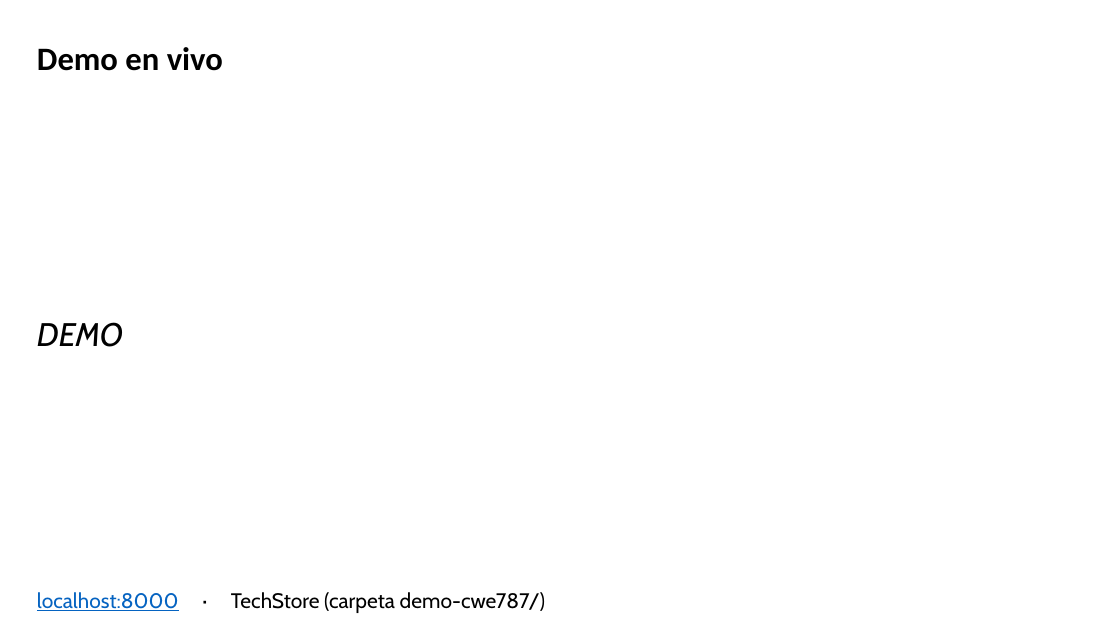
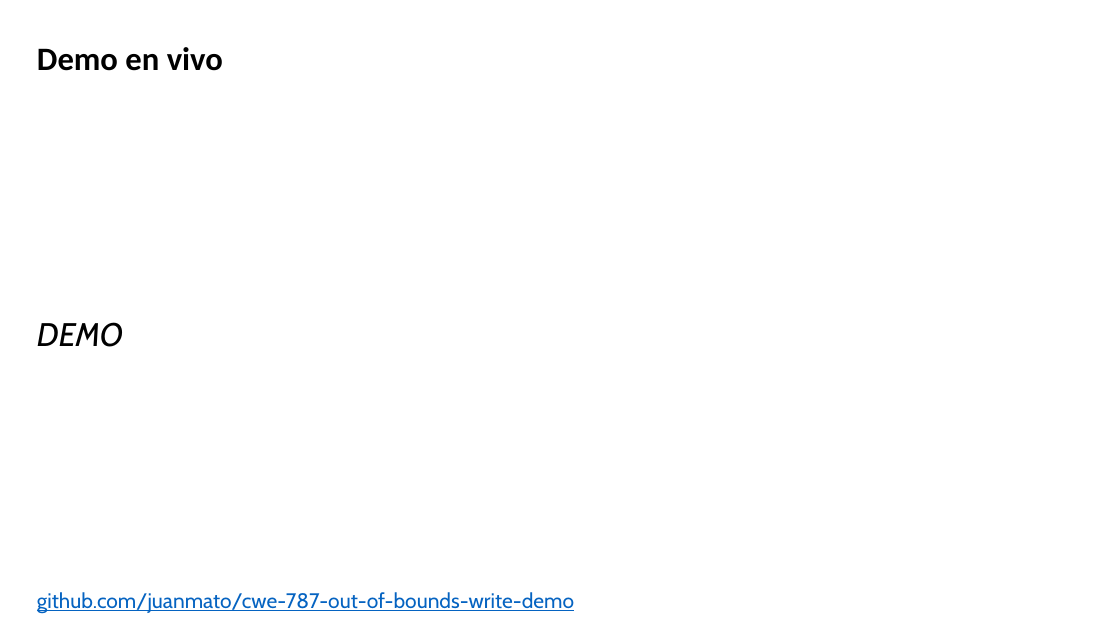
Before and after one commit to juanmato/cwe-787-out-of-bounds-write-demo, a slide deck: slide 6 of CWE-787-Out-of-bounds-Write.pptx. Drawn at 1120x630 pixels with LibreOffice and Linux fonts; fonts in the diff are those of the drawing; background and template pictures are left out. Boxes give left, top, right and bottom in pixels: in the first picture for what was removed or moved away, otherwise in the second. Text is boxed around its words. In the diff, an @@ line names an element or a change of style, - is before the commit and + after.

```diff
--- a/CWE-787-Out-of-bounds-Write.pptx
+++ b/CWE-787-Out-of-bounds-Write.pptx
@@ text at (x1=37, y1=592, x2=574, y2=614): text changed; text colour #000000 to #0563C1 @@
-localhost:8000 · TechStore (carpeta demo-cwe787/)
+github.com/juanmato/cwe-787-out-of-bounds-write-demo
```
